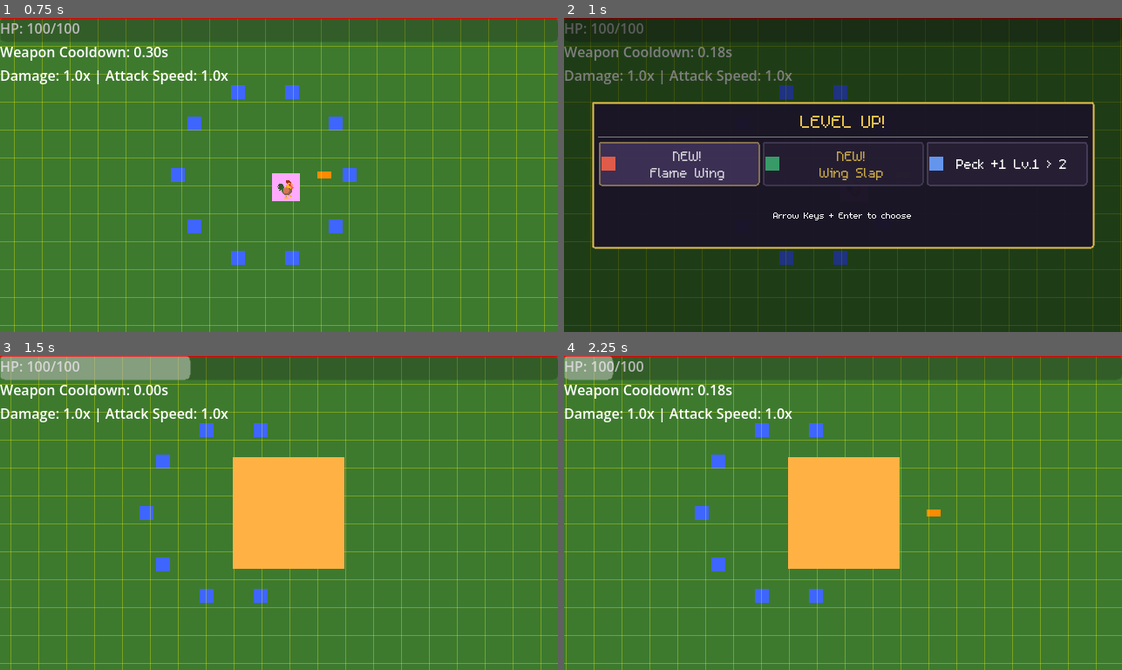
Above: before the commit, frames 1-4 (two rows, left to right).
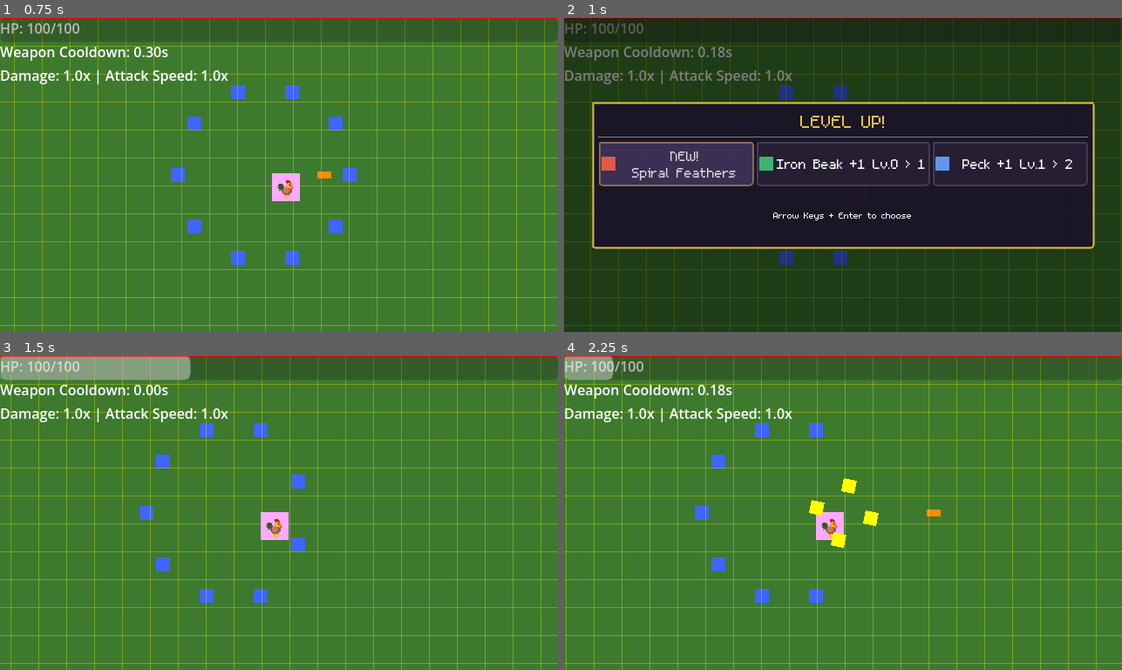
Above: after the commit, the same moments.

Repository: thejoshyee/sarimanok-game
Game: Godot game, scene res://main.tscn
Same seed, same stepped clock (60 frames per second), same inputs: the game is played once before the commit and once after it.
Inputs:
- Up to frame 1 (0.75 s): tap Enter (ui_accept) at 0.5 s; hold Right (move_right) from 0.53 s (still down); hold 1 from 0.53 s (still down)
- Up to frame 2 (1 s): keep holding Right (move_right); keep holding 1; tap Enter (ui_accept) at 0.77 s
- Up to frame 3 (1.5 s): release Right (move_right) at 1.25 s; release 1 at 1.25 s; click "NEW! Wing Slap" (after the commit: "Iron Beak +1 Lv.0 > 1") at 1.25 s
- Up to frame 4 (2.25 s): click "Peck +1 Lv.1 > 2" (after the commit: "NEW! Spiral Feathers") at 2 s

Frame 1 is identical in both runs. In frame 2, 1.7% of the frame differs, in the area x 12-92%, y 39-54%; in frame 3, 7.1%, in the area x 41-62%, y 32-68%; in frame 4, 7.1%.

Commit message:
feat(level-up): add edge case handling — consolation heal when pool empty, route choices through LevelUpManager

Diff:
--- a/game/autoloads/level_up_manager.gd
+++ b/game/autoloads/level_up_manager.gd
@@ -38,3 +38,16 @@
 	# Shuffle and return up to 'count' choices
 	pool.shuffle()
 	return pool.slice(0, mini(count, pool.size()))
+
+
+# When all upgrades are maxed, grant a consolation HP heal instead of showing panel
+const HEAL_PERCENT: float = 0.10  # 10% of max HP
+
+func grant_consolation_heal() -> void:
+	var player = get_tree().get_first_node_in_group("player")
+	if player and player.has_method("heal"):
+		var heal_amount = int(player.get_effective_max_hp() * HEAL_PERCENT)
+		player.heal(heal_amount)
+		print("LevelUpManager: Pool empty — healed player for ", heal_amount, " HP")
+	else:
+		push_warning("LevelUpManager: No player or heal method found for consolation heal")
--- a/game/scripts/core/main.gd
+++ b/game/scripts/core/main.gd
@@ -49,7 +49,7 @@
 	$Camera2D.position_smoothing_enabled = true
 	$Camera2D.position_smoothing_speed = 5.0
 
-	ProgressionManager.level_up.connect(level_up_panel.show_level_up)
+	ProgressionManager.level_up.connect(_on_level_up)
 
 	# Give level_up_panel access to weapon_manager for dynamic choices
 	level_up_panel.weapon_manager = $Player/WeaponManager
@@ -114,6 +114,14 @@
 	get_window().title = "Sarimanok - FPS: " + str(Engine.get_frames_per_second())
 
 
+func _on_level_up(new_level: int) -> void:
+	var choices = LevelUpManager.get_choices(3)
+	if choices.size() == 0:
+		# All upgrades maxed — heal instead of showing panel
+		LevelUpManager.grant_consolation_heal()
+		return
+	level_up_panel.show_level_up_with_choices(new_level, choices)
+
 
 func test_spawn_xp_gems():
 	# spawn 10 xp gems in a circle pattern around player for test
--- a/game/scripts/player/player.gd
+++ b/game/scripts/player/player.gd
@@ -64,6 +64,12 @@
 	await get_tree().create_timer(invincibility_duration).timeout
 	is_invincible = false
 	sprite.modulate.a = 1.0 # make sure to be visible again
+
+
+
+func heal(amount: float) -> void:
+	current_hp = min(current_hp + amount, get_effective_max_hp())
+	print("Player healed ", amount, " HP. HP: ", current_hp, "/", get_effective_max_hp())
 
 
 func start_invincibility_blink() -> void:
--- a/game/scripts/ui/level_up_panel.gd
+++ b/game/scripts/ui/level_up_panel.gd
@@ -29,44 +29,53 @@
 
 
 func show_level_up(_new_level: int) -> void:
-	# Generate dynamic weapon choices from WeaponDatabase
+	# Legacy path: generates choices itself (used by test scenes)
 	current_choices = WeaponDatabase.get_level_up_choices(weapon_manager)
+	_display_choices()
 
-	# Update button labels to show weapon choices
+
+# Called by main.gd with pre-built choices from LevelUpManager
+func show_level_up_with_choices(_new_level: int, choices: Array) -> void:
+	current_choices = choices
+	_display_choices()
+
+
+func _display_choices() -> void:
 	var buttons = [
 		$PanelContainer/VBoxContainer/HBoxContainer/UpgradeOption1,
 		$PanelContainer/VBoxContainer/HBoxContainer/UpgradeOption2,
 		$PanelContainer/VBoxContainer/HBoxContainer/UpgradeOption3
 	]
 
-	# Distinct colors per slot so you can tell icons apart visually
 	var icon_colors = [Color.TOMATO, Color.MEDIUM_SEA_GREEN, Color.CORNFLOWER_BLUE]
-
 
 	for i in range(3):
 		if i < current_choices.size():
 			var choice = current_choices[i]
-			# Show "Weapon Name  NEW" or "Weapon Name  +1  Lv.X→Y"
-			if choice.type == "new":
-				buttons[i].text = "NEW!\n" + choice.weapon_data.display_name
+			if choice.type == "new" or choice.type == "new_weapon":
+				buttons[i].text = "NEW!\n" + choice.get("data", choice.get("weapon_data")).display_name
 				buttons[i].add_theme_color_override("font_color", Color(0.9, 0.75, 0.3))
 				var tween = create_tween().set_loops()
 				tween.tween_property(buttons[i], "modulate:a", 0.4, 0.5)
 				tween.tween_property(buttons[i], "modulate:a", 1.0, 0.5)
+			elif choice.type == "upgrade_passive":
+				buttons[i].remove_theme_color_override("font_color")
+				buttons[i].modulate.a = 1.0
+				var passive = choice.data
+				var current_lvl = PassiveManager.get_level(passive.id)
+				buttons[i].text = passive.display_name + " +1 Lv." + str(current_lvl) + " > " + str(current_lvl + 1)
 			else:
 				buttons[i].remove_theme_color_override("font_color")
 				buttons[i].modulate.a = 1.0
-				var current_lvl = weapon_manager.get_weapon_by_id(choice.weapon_data.id).level
-				buttons[i].text = choice.weapon_data.display_name + " +1 Lv." + str(current_lvl) + " > " + str(current_lvl + 1) + " "
-
+				var weapon_data = choice.get("data", choice.get("weapon_data"))
+				var current_lvl = weapon_manager.get_weapon_by_id(weapon_data.id).level
+				buttons[i].text = weapon_data.display_name + " +1 Lv." + str(current_lvl) + " > " + str(current_lvl + 1)
 
 			buttons[i].icon = _make_icon(icon_colors[i])
 			buttons[i].visible = true
 		else:
-			# Hide button if fewer than 3 choices available
 			buttons[i].visible = false
 
-	# Set focus neighbors so arrow keys wrap around the visible buttons
 	var visible_buttons: Array[Button] = []
 	for btn in buttons:
 		if btn.visible:
@@ -77,41 +86,37 @@
 		var next = visible_buttons[(i + 1) % visible_buttons.size()]
 		visible_buttons[i].focus_neighbor_left = prev.get_path()
 		visible_buttons[i].focus_neighbor_right = next.get_path()
-		# Also handle up/down as aliases for left/right since buttons are horizontal
 		visible_buttons[i].focus_neighbor_top = prev.get_path()
 		visible_buttons[i].focus_neighbor_bottom = next.get_path()
 
-
-	# Pause the game and show the panel
 	get_tree().paused = true
 	visible = true
 
-	# Focus first visible button
 	if visible_buttons.size() > 0:
 		visible_buttons[0].grab_focus()
 
 
-
 func _on_option_selected(option_number: int) -> void:
-	# option_number is 1-based, array is 0-based
 	var index = option_number - 1
 	if index >= current_choices.size():
 		return
 
 	var choice = current_choices[index]
+	var choice_type = choice.type
 
-	if choice.type == "new":
-		# Add new weapon to player's arsenal
-		weapon_manager.add_weapon(choice.weapon_data)
-		print("Added new weapon: ", choice.weapon_data.display_name)
-	else:
-		# Upgrade existing weapon
-		weapon_manager.upgrade_weapon(choice.weapon_data.id)
-		print("Upgraded weapon: ", choice.weapon_data.display_name)
+	if choice_type == "new" or choice_type == "new_weapon":
+		var weapon_data = choice.get("data", choice.get("weapon_data"))
+		weapon_manager.add_weapon(weapon_data)
+		print("Added new weapon: ", weapon_data.display_name)
+	elif choice_type == "upgrade" or choice_type == "upgrade_weapon":
+		var weapon_data = choice.get("data", choice.get("weapon_data"))
+		weapon_manager.upgrade_weapon(weapon_data.id)
+		print("Upgraded weapon: ", weapon_data.display_name)
+	elif choice_type == "upgrade_passive":
+		PassiveManager.upgrade_passive(choice.data.id)
+		print("Upgraded passive: ", choice.data.display_name)
 
-	# Emit signal for any listeners
-	upgrade_selected.emit(choice.type, progression.current_level)
+	upgrade_selected.emit(choice_type, progression.current_level)
 
-	# Hide panel and unpause
 	visible = false
 	get_tree().paused = false
Not shown, changed: .taskmaster/tasks/tasks.json
